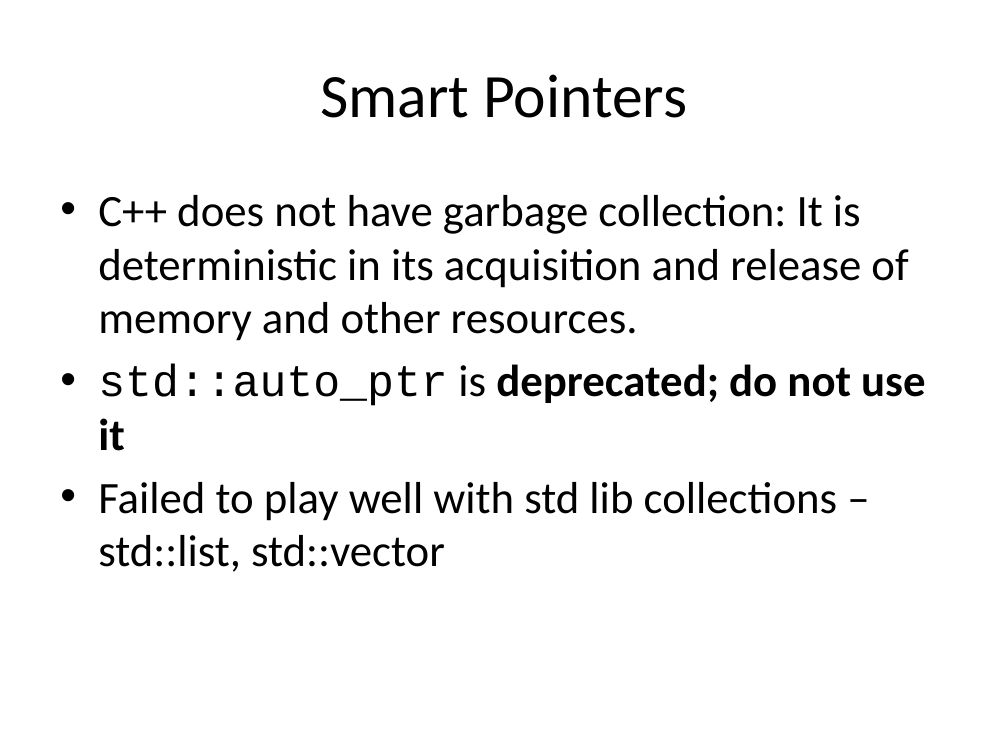
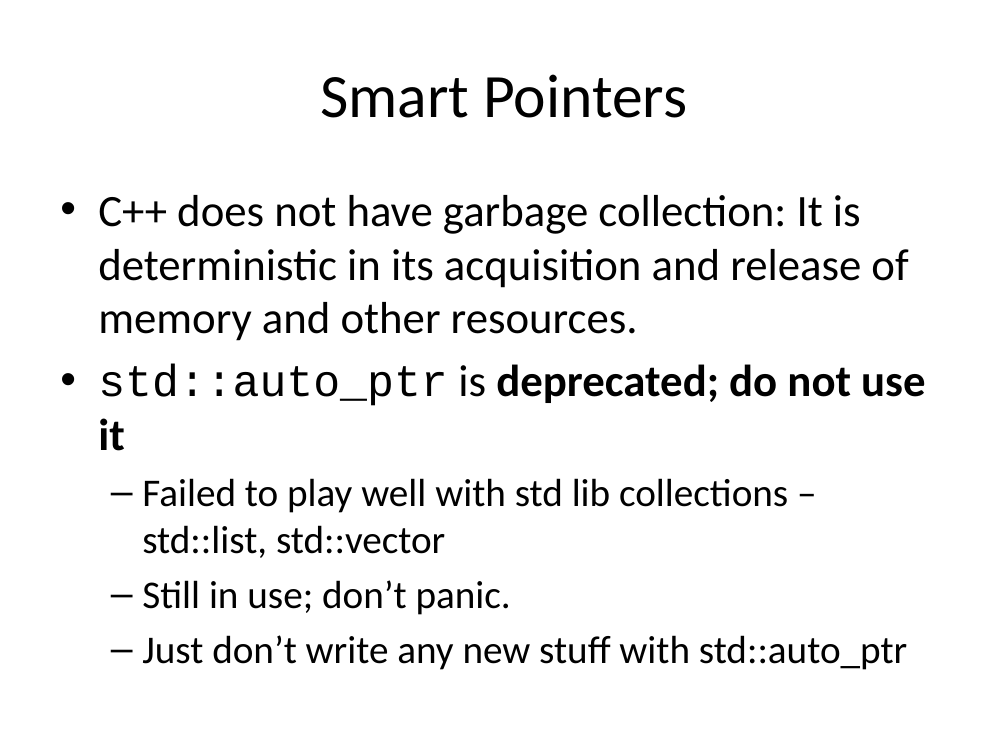
Before and after one commit to fellmad/FunWithCpp11, a slide deck: slide 44 of doc/Fun_with_C++11.pptx (slide 41 before the commit). Drawn at 1008x756 pixels with LibreOffice and Linux fonts; fonts in the diff are those of the drawing. Boxes give left, top, right and bottom in pixels: in the first picture for what was removed or moved away, otherwise in the second. Text is boxed around its words. In the diff, an @@ line names an element or a change of style, - is before the commit and + after.

```diff
--- a/doc/Fun_with_C++11.pptx
+++ b/doc/Fun_with_C++11.pptx
@@ text at <box>142,478,788,558</box>: size 32 to 28 pt in "Failed to play well with std lib ..."; bullet • to –; list level 1 to 2 in "Failed to play well with ..." @@
@@ text at <box>142,580,907,670</box>: paragraphs added @@
+  – Still in use; don’t panic.
+  – Just don’t write any new stuff with std::auto_ptr
```
Also in this commit, not shown: 18 other slides changed, 6 slides added, 1 slide removed.
